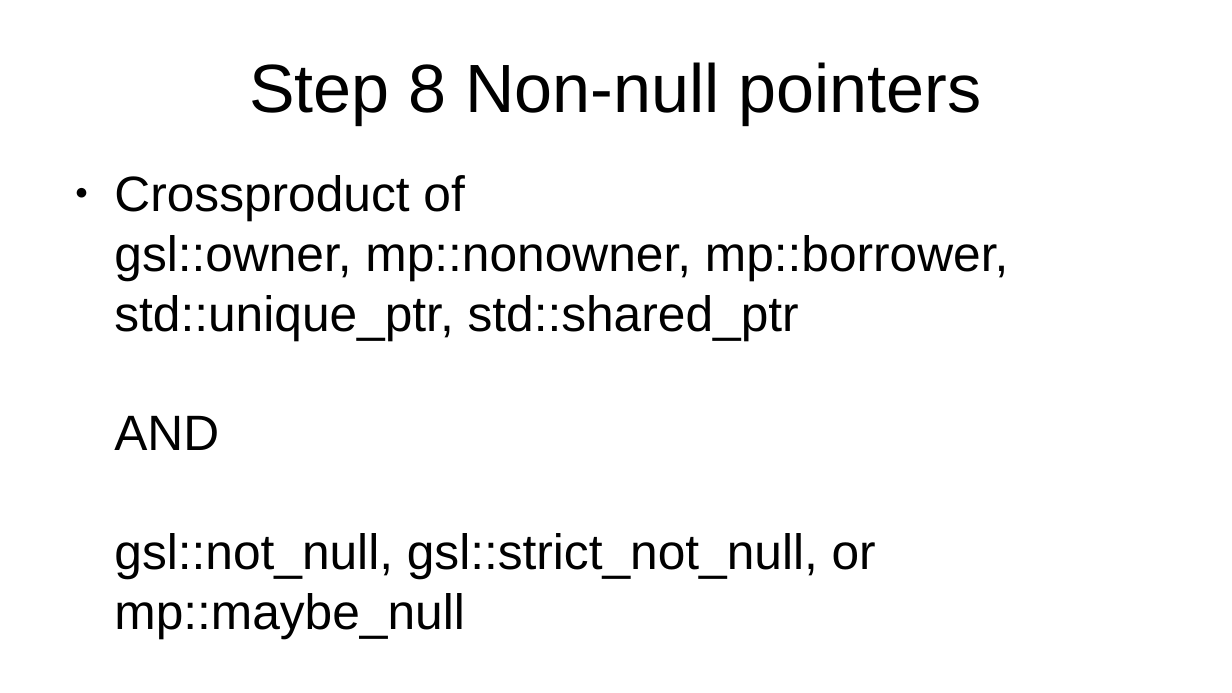
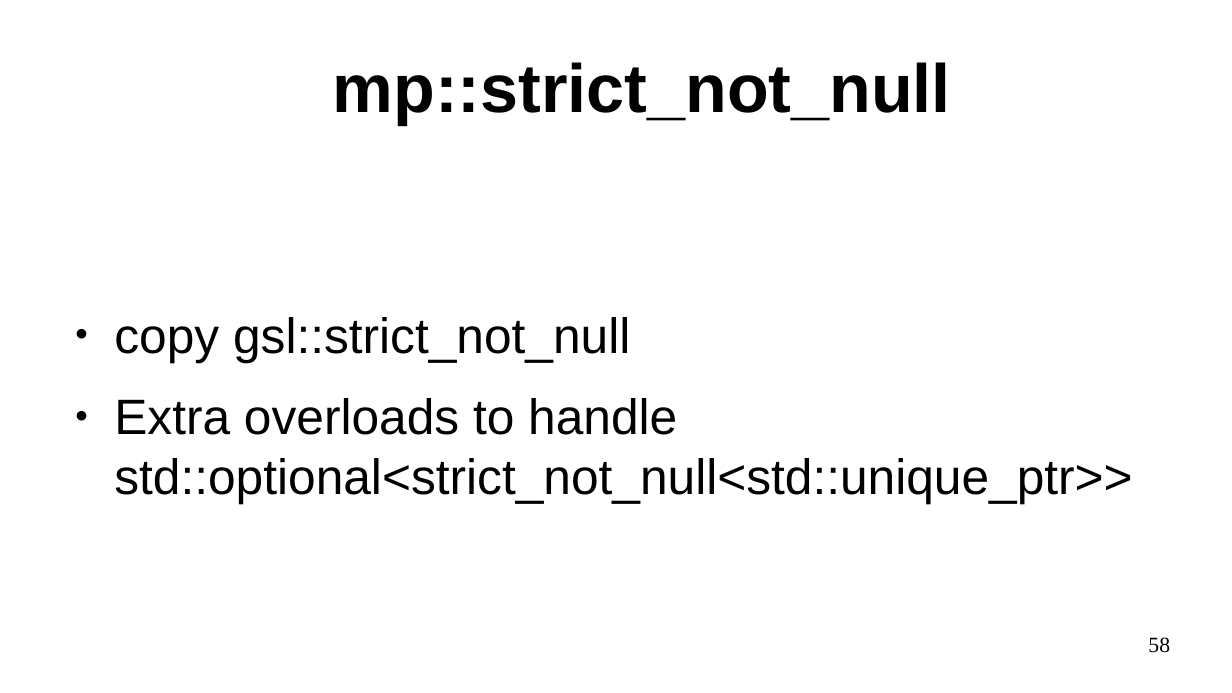
Before and after one commit to marcpawl/nullptr, a slide deck: slide 58 of slideshow.odp (slide 51 before the commit). Drawn at 1232x693 pixels with LibreOffice and Linux fonts; fonts in the diff are those of the drawing. Boxes give left, top, right and bottom in pixels: in the first picture for what was removed or moved away, otherwise in the second. Text is boxed around its words. In the diff, an @@ line names an element or a change of style, - is before the commit and + after.

```diff
--- a/slideshow.odp
+++ b/slideshow.odp
@@ title at [333, 62, 951, 125]: text changed; bold on @@
-Step 8 Non-null pointers
+mp::strict_not_null
@@ text at [114, 317, 1132, 503]: text changed @@
-● Crossproduct of
-  gsl::owner, mp::nonowner, mp::borrower, std::unique_ptr, std::shared_ptr
-  AND
-  gsl::not_null, gsl::strict_not_null, or mp::maybe_null
+● copy gsl::strict_not_null
+● Extra overloads to handle std::optional<strict_not_null<std::unique_ptr>>
@@ page number added at [1148, 637, 1170, 653], 14 pt, text #000000 @@
+58
```
Also in this commit, not shown: 46 other slides changed, 20 slides added, 12 slides removed.
